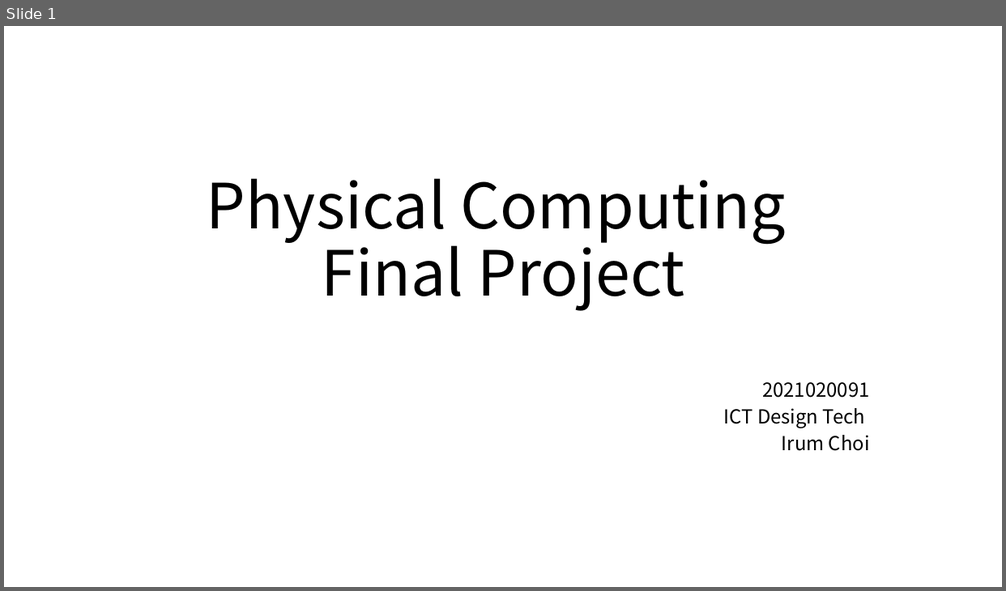
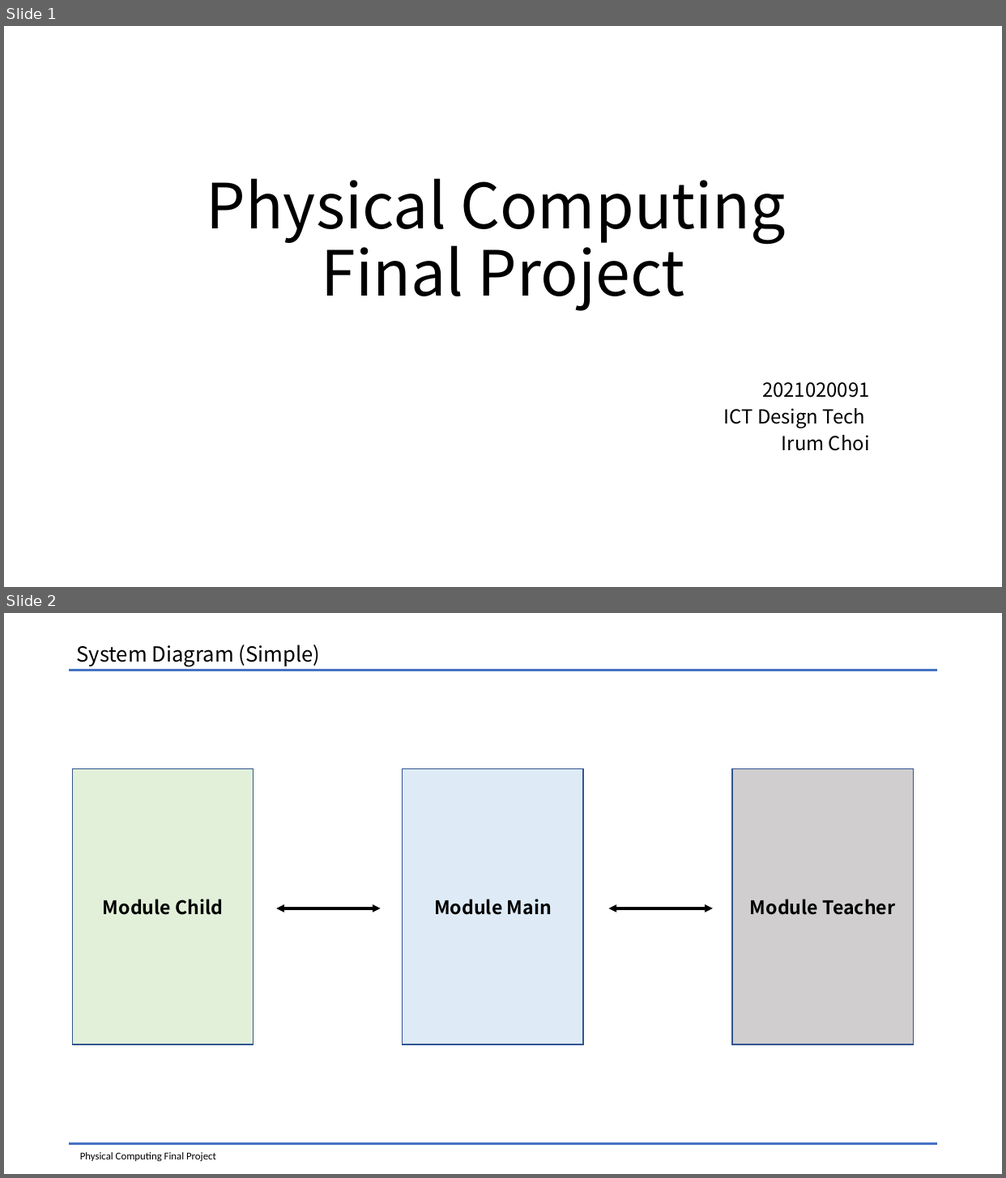
Before and after one commit to kimkyowon/Physical_Computing_Final, a slide deck: Physical_Computing/Documents/Physical Computing_Prototype.pptx. Shown one above the other, each under a label of ours: slide 1 before the commit, slides 1 and 2 after it. The pictures are 1006x591 and 1006x1178 pixels, drawn with LibreOffice and Linux fonts; fonts in the diff are those of the drawing. Boxes give left, top, right and bottom in pixels: in the first picture for what was removed or moved away, otherwise in the second. Text is boxed around its words. In the diff, an @@ line names an element or a change of style, - is before the commit and + after.

```diff
--- a/Physical_Computing/Documents/Physical Computing_Prototype.pptx
+++ b/Physical_Computing/Documents/Physical Computing_Prototype.pptx
@@ slide 2 added at box(4, 613, 1002, 1174), background #FFFFFF @@
@@ text added at box(76, 645, 321, 666), 20 pt, text #000000 @@
+System Diagram (Simple)
@@ line added from (69, 670) to (937, 670), #4472C4 2.5 pt @@
@@ rectangle added at box(73, 769, 254, 1045), fill #E2F0D9, outline #325491 1 pt, 18 pt, text #000000, bold @@
+Module Child
@@ rectangle added at box(403, 769, 583, 1045), fill #DEEBF7, outline #325491 1 pt, 18 pt, text #000000, bold @@
+Module Main
@@ rectangle added at box(732, 769, 914, 1045), fill #D0CECE, outline #325491 1 pt, 18 pt, text #000000, bold @@
+Module Teacher
@@ double arrow added from (276, 909) to (381, 909), #000000 2.5 pt @@
@@ double arrow added from (609, 909) to (713, 909), #000000 2.5 pt @@
@@ line added from (69, 1144) to (937, 1144), #4472C4 2.5 pt @@
@@ text added at box(80, 1152, 216, 1162), 10 pt, text #000000 @@
+Physical Computing Final Project
```
Also in this commit, not shown: 9 other slides added, 4 slides removed, 17 other files.
